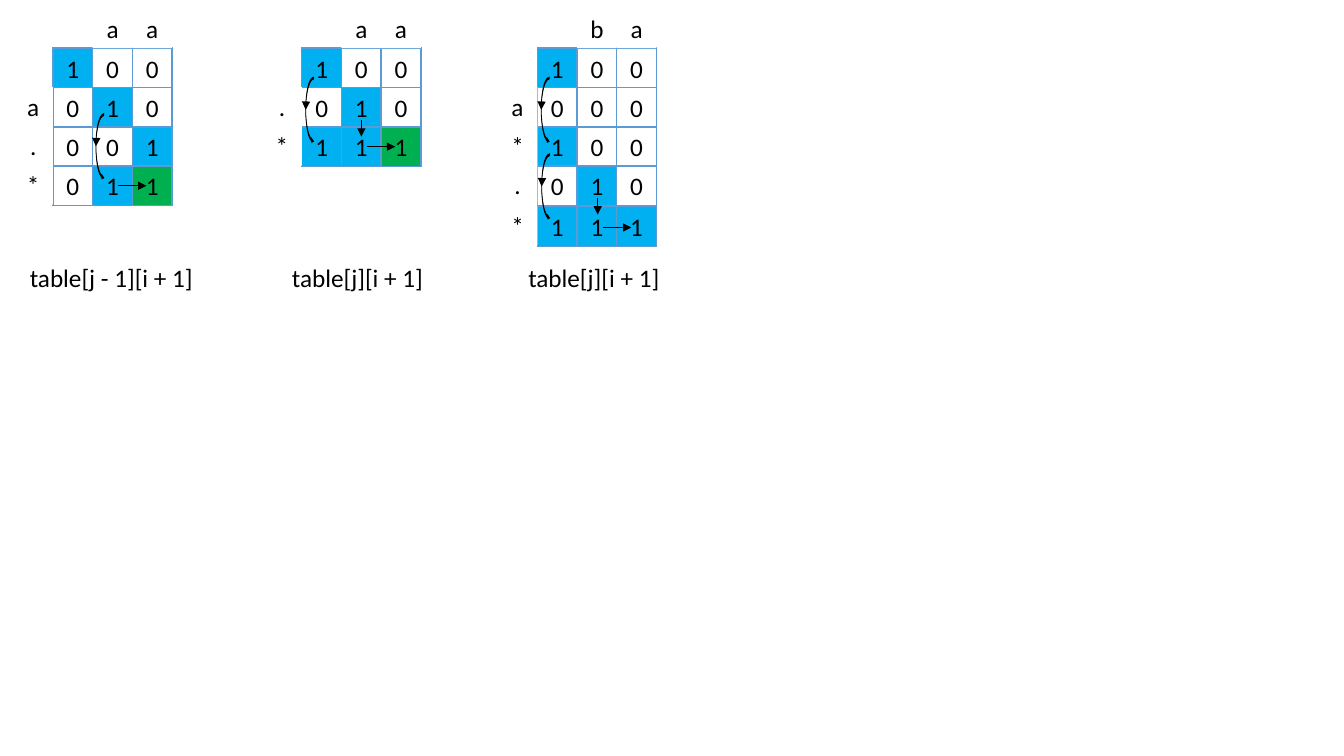
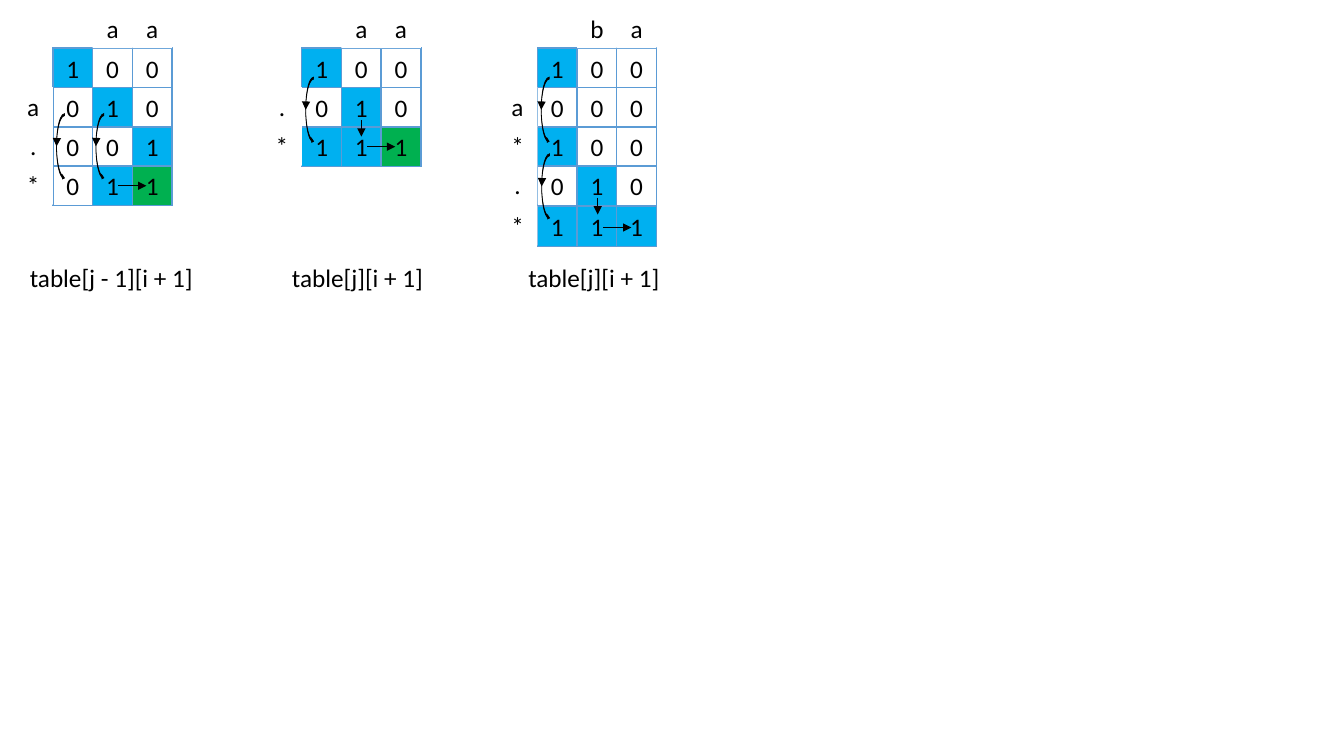
Before and after one commit to heray1990/LeetCodeInC, a slide deck: slide 12 of Resources/010_RegularExpressionMatching_DynamicProgramming.pptx. Drawn at 1344x756 pixels with LibreOffice and Linux fonts; fonts in the diff are those of the drawing. Boxes give left, top, right and bottom in pixels: in the first picture for what was removed or moved away, otherwise in the second. Text is boxed around its words. In the diff, an @@ line names an element or a change of style, - is before the commit and + after.

```diff
--- a/Resources/010_RegularExpressionMatching_DynamicProgramming.pptx
+++ b/Resources/010_RegularExpressionMatching_DynamicProgramming.pptx
@@ curved right arrow added at [56,114,65,180], fill #000000, outline #000000 0.5 pt @@
```
Also in this commit, not shown: 2 other files.
